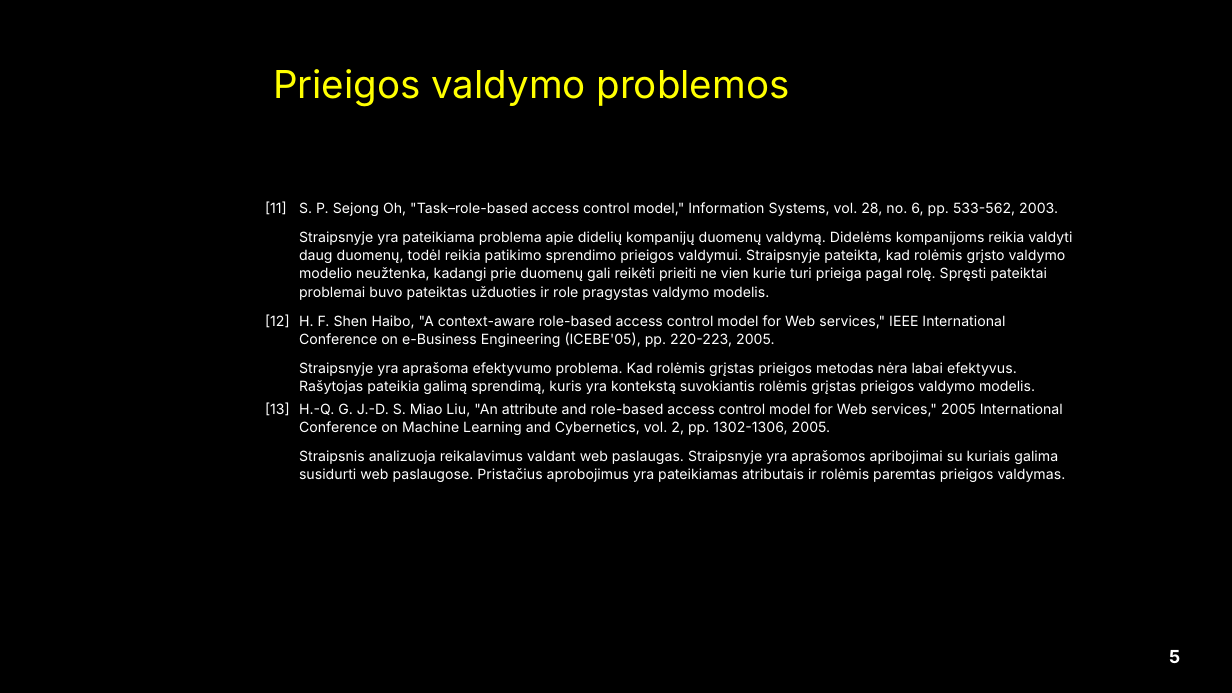
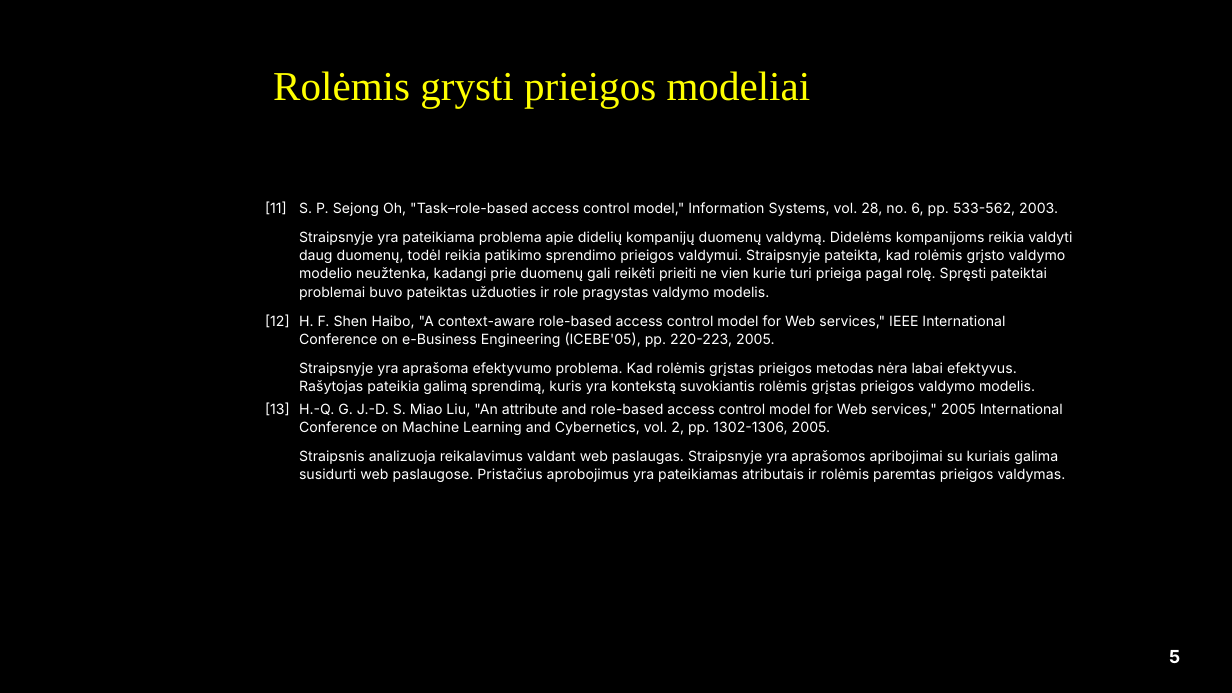
Before and after one commit to EligijusK/KTU, a slide deck: slide 5 of Saugos Magistro studijos/Magistrinis Darbas/Literaturos sarasas.pptx. Drawn at 1232x693 pixels with LibreOffice and Linux fonts; fonts in the diff are those of the drawing; background and template pictures are left out. Boxes give left, top, right and bottom in pixels: in the first picture for what was removed or moved away, otherwise in the second. Text is boxed around its words. In the diff, an @@ line names an element or a change of style, - is before the commit and + after.

```diff
--- a/Saugos Magistro studijos/Magistrinis Darbas/Literaturos sarasas.pptx
+++ b/Saugos Magistro studijos/Magistrinis Darbas/Literaturos sarasas.pptx
@@ text at (273, 71, 811, 108): text changed; size 30 to 32 pt; font Inter to Times New Roman @@
-Prieigos valdymo problemos
+Rolėmis grysti prieigos modeliai
```
Also in this commit, not shown: 1 other slide changed, 2 other files.
